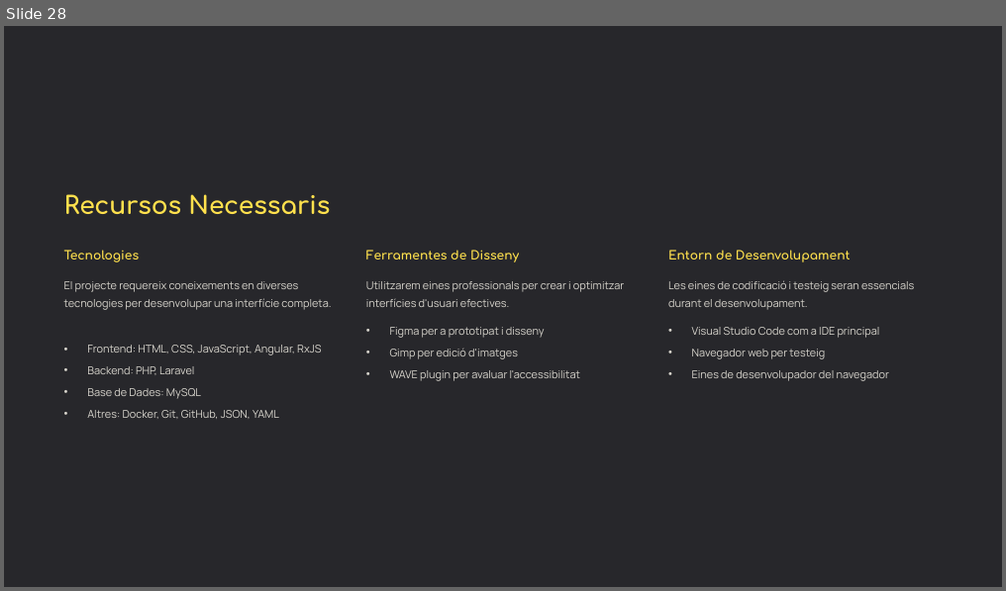
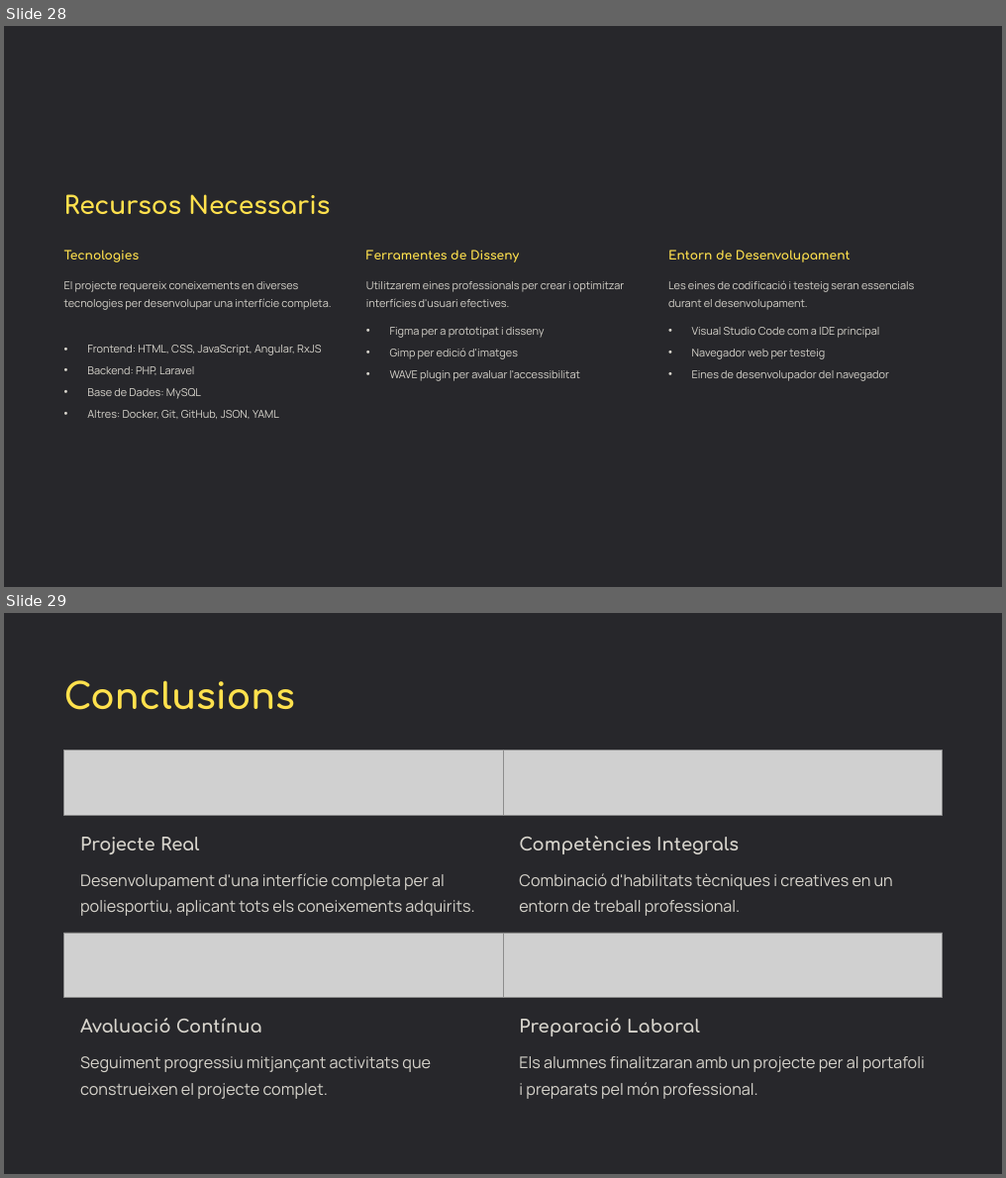
Before and after one commit to JoanSanchis/Didactica_II, a slide deck: professor/DIW-Presentació.pptx. Shown one above the other, each under a label of ours: slide 28 before the commit, slides 28 and 29 after it. The pictures are 1006x591 and 1006x1178 pixels, drawn with LibreOffice and Linux fonts; fonts in the diff are those of the drawing; grey boxes stand for pictures. Boxes give left, top, right and bottom in pixels: in the first picture for what was removed or moved away, otherwise in the second. Text is boxed around its words. In the diff, an @@ line names an element or a change of style, - is before the commit and + after.

```diff
--- a/professor/DIW-Presentació.pptx
+++ b/professor/DIW-Presentació.pptx
@@ slide 29 added at <box>4,613,1002,1174</box>, background #000000; not listed: 1 template element that a slide beside it also shows @@
@@ text added at <box>64,680,295,710</box>, 41.5 pt, text #FFE14D, bold @@
+Conclusions
@@ picture added at <box>63,751,503,816</box> @@
@@ picture added at <box>503,751,943,816</box> @@
@@ text added at <box>80,837,200,855</box>, 20.5 pt, text #D7D4CC, bold @@
+Projecte Real
@@ text added at <box>519,836,739,855</box>, 20.5 pt, text #D7D4CC, bold @@
+Competències Integrals
@@ text added at <box>80,873,474,916</box>, 18.5 pt, text #D7D4CC @@
+Desenvolupament d'una interfície completa per al poliesportiu, aplicant tots els coneixements adquirits.
@@ text added at <box>519,873,893,916</box>, 18.5 pt, text #D7D4CC @@
+Combinació d'habilitats tècniques i creatives en un entorn de treball professional.
@@ picture added at <box>63,933,503,998</box> @@
@@ picture added at <box>503,933,943,998</box> @@
@@ text added at <box>80,1018,262,1033</box>, 20.5 pt, text #D7D4CC, bold @@
+Avaluació Contínua
@@ text added at <box>519,1018,700,1037</box>, 20.5 pt, text #D7D4CC, bold @@
+Preparació Laboral
@@ text added at <box>80,1057,431,1099</box>, 18.5 pt, text #D7D4CC @@
+Seguiment progressiu mitjançant activitats que construeixen el projecte complet.
@@ text added at <box>519,1057,925,1099</box>, 18.5 pt, text #D7D4CC @@
+Els alumnes finalitzaran amb un projecte per al portafoli i preparats pel món professional.
```
Also in this commit, not shown: 2 slides changed, 1 other slide added, 3 other files.
